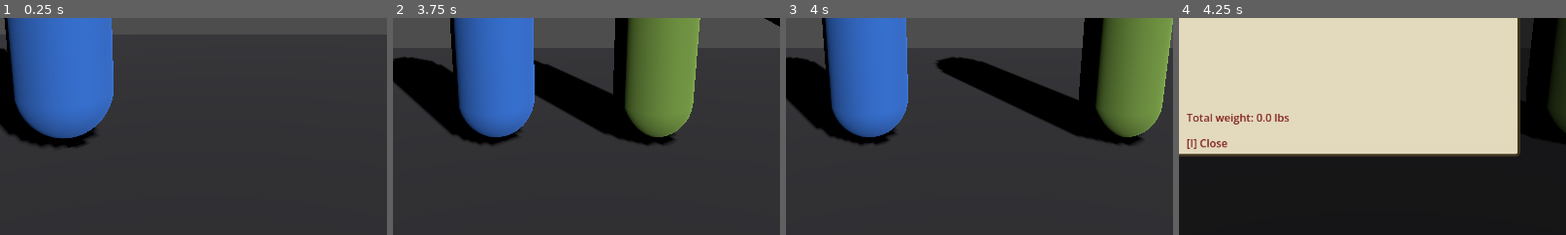
Above: before the commit, frames 1-4 (left to right).
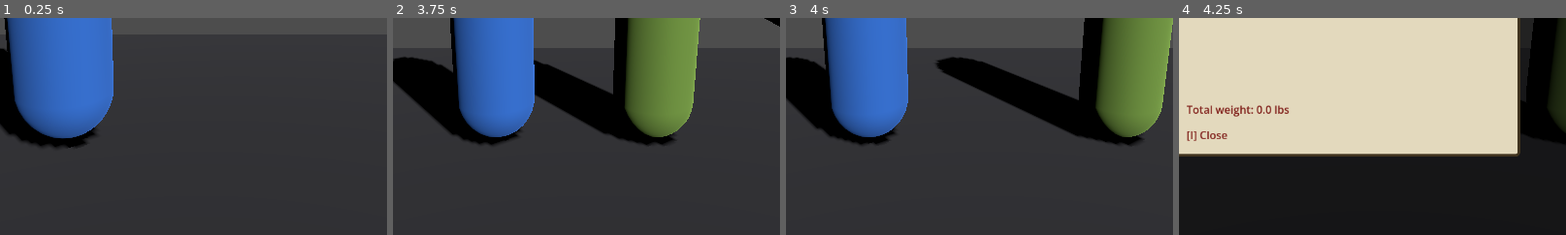
Above: after the commit, the same moments.

Repository: Natkiio/union-city-3d-remake
Game: Godot game, scene res://scenes/main.tscn
The game is run twice, just before and just after one commit, with the same random seed, the same clock (stepped at 60 frames per second) and the same inputs.
Inputs (mouse positions are % of the whole screen's width and height, from its top left):
- Up to frame 1 (0.25 s): no input
- Up to frame 2 (3.75 s): tap Enter at 0.5 s; move the mouse to (72, 45) at 0.52 s; hold D (move_right) 0.53-1.28 s; tap E (interact) at 0.6, 1.55, 2.1, 3.05 s; move the mouse to (30, 55) at 1.27 s; hold A (move_left) 1.28-2.03 s; tap Space (attack) at 1.35 s; move the mouse to (60, 28) at 2.02 s; hold D (move_right) 2.03-3.53 s; move the mouse to (45, 70) at 2.77 s; tap 1 at 2.85 s; move the mouse to (80, 65) at 3.52 s; hold A (move_left) from 3.53 s (still down); tap 9 at 3.6 s
- Up to frame 3 (4 s): keep holding A (move_left); tap E (interact) at 3.8 s
- Up to frame 4 (4.25 s): keep holding A (move_left); tap I (toggle_inventory) at 4.15 s
The pictures show only the part of the screen within x 29-78%, y 47-97%; the shares and areas given below are measured in that part.

Frames 1-3 are identical in both runs. In frame 4, 1.5% of the frame differs, in the area x 2-29%, y 40-61%.

Commit message:
Make the inventory clickable: select an item with the mouse, Use or Drop it
Previously the inventory screen (I) only showed plain text labels —
nothing was clickable. Now each row is a real Button: click one to
select it (highlighted white, matching the world hover-highlight
style), which reveals [Use] and [Drop] actions for that item.

- Inventory singleton: added remove_item(), a USE_EFFECTS table
  (Canned Food heals 25, Bandages heals 15; everything else is
  carry/drop only), and an inventory_changed signal so UI can refresh
  on any change, not just pickups.
- Player: added heal() so Use can apply a real effect.
- HUD: now also refreshes on inventory_changed (so dropping/using
  updates the weight/count shown even without a new pickup).

Verified headless: added two items, opened the inventory with I,
triggered a real click on the Canned Food row's Button (same signal
path a mouse click produces), confirmed it selected and the Use
button was enabled; clicked Use and confirmed the item was consumed
AND the player's health actually went from 50 to 75. Selected Spare
Tire next, confirmed Use was correctly disabled (no effect defined
for it), clicked Drop, confirmed it was removed and the action panel
hid itself once nothing was selected.

Note: headless Godot fakes a tiny 64x64 display-less viewport, so raw
screen-coordinate click simulation doesn't land correctly (same
limitation hit testing the mouse-hover highlight feature). Verified
by triggering the real Button 'pressed' signal instead — the same
path Godot's own click routing ultimately fires — since Godot's
Control/Button click handling itself is well-tested engine code, not
something this project needs to re-verify.

Diff:
--- a/scenes/ui/inventory_ui.tscn
+++ b/scenes/ui/inventory_ui.tscn
@@ -48,20 +48,35 @@
 offset_left = 24.0
 offset_top = 70.0
 offset_right = 490.0
-offset_bottom = 300.0
+offset_bottom = 250.0
+
+[node name="ActionRow" type="HBoxContainer" parent="Panel"]
+offset_left = 24.0
+offset_top = 258.0
+offset_right = 490.0
+offset_bottom = 288.0
+visible = false
+
+[node name="UseButton" type="Button" parent="Panel/ActionRow"]
+custom_minimum_size = Vector2(220, 30)
+text = "[Use]"
+
+[node name="DropButton" type="Button" parent="Panel/ActionRow"]
+custom_minimum_size = Vector2(220, 30)
+text = "[Drop]"
 
 [node name="TotalWeightLabel" type="Label" parent="Panel"]
 offset_left = 24.0
-offset_top = 310.0
+offset_top = 298.0
 offset_right = 300.0
-offset_bottom = 336.0
+offset_bottom = 324.0
 theme_override_colors/font_color = Color(0.5, 0.12, 0.1, 1)
 text = "Total weight: 0.0 lbs"
 
 [node name="HintClose" type="Label" parent="Panel"]
 offset_left = 24.0
-offset_top = 348.0
+offset_top = 336.0
 offset_right = 220.0
-offset_bottom = 374.0
+offset_bottom = 362.0
 theme_override_colors/font_color = Color(0.5, 0.12, 0.1, 1)
 text = "[I] Close"
--- a/scripts/hud.gd
+++ b/scripts/hud.gd
@@ -6,10 +6,14 @@
 
 func _ready() -> void:
 	Inventory.item_added.connect(_on_item_added)
+	Inventory.inventory_changed.connect(_on_inventory_changed)
 	_refresh("")
 
 func _on_item_added(item_name: String) -> void:
 	_refresh(item_name)
+
+func _on_inventory_changed() -> void:
+	_refresh("")
 
 func _refresh(last_item: String) -> void:
 	var text := "Items: %d (%.1f lbs)  [I] Inventory" % [Inventory.item_count(), Inventory.total_weight()]
--- a/scripts/inventory.gd
+++ b/scripts/inventory.gd
@@ -3,6 +3,14 @@
 ## Items are stackable: name -> {"weight": float, "count": int}.
 
 signal item_added(item_name: String)
+signal inventory_changed()
+
+## Items with a defined "use" effect, keyed by name. Everything else
+## can still be carried/dropped but has no Use action.
+const USE_EFFECTS := {
+	"Canned Food": {"type": "heal", "amount": 25.0},
+	"Bandages": {"type": "heal", "amount": 15.0},
+}
 
 var items: Dictionary = {}
 
@@ -12,11 +20,27 @@
 	else:
 		items[item_name] = {"weight": weight, "count": count}
 	item_added.emit(item_name)
+	inventory_changed.emit()
 	print("[Inventory] picked up: %s x%d (unique: %d, total units: %d, %.1f lbs)" % [
 		item_name, count, items.size(), item_count(), total_weight()])
 
+func remove_item(item_name: String, count: int = 1) -> void:
+	if not items.has(item_name):
+		return
+	items[item_name]["count"] -= count
+	if items[item_name]["count"] <= 0:
+		items.erase(item_name)
+	inventory_changed.emit()
+	print("[Inventory] removed: %s x%d" % [item_name, count])
+
 func has_item(item_name: String) -> bool:
 	return items.has(item_name)
+
+func is_usable(item_name: String) -> bool:
+	return USE_EFFECTS.has(item_name)
+
+func get_use_effect(item_name: String) -> Dictionary:
+	return USE_EFFECTS.get(item_name, {})
 
 func item_count() -> int:
 	var total := 0
--- a/scripts/inventory_ui.gd
+++ b/scripts/inventory_ui.gd
@@ -1,14 +1,25 @@
 extends CanvasLayer
 ## Full inventory screen: press "toggle_inventory" (I) to view/hide
-## everything the player is carrying, with per-item weight and total.
+## everything the player is carrying. Items are clickable: click a
+## row to select it (highlighted white, matching the world hover
+## style), then click [Use] (if the item has an effect) or [Drop].
 ## Pauses the game while open, like the trunk menu.
 
 @onready var items_list: VBoxContainer = $Panel/ItemsList
 @onready var total_weight_label: Label = $Panel/TotalWeightLabel
+@onready var action_row: HBoxContainer = $Panel/ActionRow
+@onready var use_button: Button = $Panel/ActionRow/UseButton
+@onready var drop_button: Button = $Panel/ActionRow/DropButton
+
+var selected_item: String = ""
+var button_group := ButtonGroup.new()
 
 func _ready() -> void:
 	process_mode = Node.PROCESS_MODE_ALWAYS
 	visible = false
+	use_button.pressed.connect(_on_use_pressed)
+	drop_button.pressed.connect(_on_drop_pressed)
+	Inventory.inventory_changed.connect(_on_inventory_changed)
 
 func _process(_delta: float) -> void:
 	if TrunkUI.visible:
@@ -20,6 +31,7 @@
 			_open()
 
 func _open() -> void:
+	selected_item = ""
 	_refresh()
 	visible = true
 	get_tree().paused = true
@@ -28,9 +40,17 @@
 	visible = false
 	get_tree().paused = false
 
+func _on_inventory_changed() -> void:
+	if visible:
+		_refresh()
+
 func _refresh() -> void:
 	for child in items_list.get_children():
 		child.queue_free()
+
+	if not Inventory.items.has(selected_item):
+		selected_item = ""
+
 	if Inventory.items.is_empty():
 		var empty_row := Label.new()
 		empty_row.text = "(empty)"
@@ -38,7 +58,61 @@
 	else:
 		for item_name in Inventory.items.keys():
 			var data: Dictionary = Inventory.items[item_name]
-			var row := Label.new()
+			var row := Button.new()
+			row.flat = true
+			row.toggle_mode = true
+			row.button_group = button_group
+			row.alignment = HORIZONTAL_ALIGNMENT_LEFT
 			row.text = "%s  x%d  —  %.1f lbs" % [item_name, data["count"], data["weight"] * data["count"]]
+			row.button_pressed = (item_name == selected_item)
+			_style_row(row)
+			row.pressed.connect(_on_row_pressed.bind(item_name))
 			items_list.add_child(row)
+
 	total_weight_label.text = "Total weight: %.1f lbs" % Inventory.total_weight()
+
+	action_row.visible = selected_item != ""
+	if selected_item != "":
+		use_button.text = "[Use] %s" % selected_item
+		use_button.disabled = not Inventory.is_usable(selected_item)
+		drop_button.text = "[Drop] %s" % selected_item
+
+func _style_row(row: Button) -> void:
+	var normal := StyleBoxFlat.new()
+	normal.bg_color = Color(0, 0, 0, 0)
+	var selected := StyleBoxFlat.new()
+	selected.bg_color = Color(1, 1, 1, 0.85)
+	selected.corner_radius_top_left = 3
+	selected.corner_radius_top_right = 3
+	selected.corner_radius_bottom_left = 3
+	selected.corner_radius_bottom_right = 3
+	row.add_theme_stylebox_override("normal", normal)
+	row.add_theme_stylebox_override("hover", selected)
+	row.add_theme_stylebox_override("pressed", selected)
+	row.add_theme_color_override("font_color", Color(0.2, 0.15, 0.1))
+	row.add_theme_color_override("font_hover_color", Color(0.1, 0.1, 0.1))
+	row.add_theme_color_override("font_pressed_color", Color(0.1, 0.1, 0.1))
+
+func _on_row_pressed(item_name: String) -> void:
+	selected_item = item_name
+	_refresh()
+
+func _on_use_pressed() -> void:
+	if selected_item == "" or not Inventory.has_item(selected_item):
+		return
+	var effect: Dictionary = Inventory.get_use_effect(selected_item)
+	if effect.is_empty():
+		print("[Inventory] %s cannot be used" % selected_item)
+		return
+	var player := get_tree().get_first_node_in_group("player")
+	if effect.get("type") == "heal" and player and player.has_method("heal"):
+		player.heal(effect.get("amount", 0.0))
+	Inventory.remove_item(selected_item, 1)
+	print("[Inventory] used 1 %s" % selected_item)
+
+func _on_drop_pressed() -> void:
+	if selected_item == "" or not Inventory.has_item(selected_item):
+		return
+	var dropped := selected_item
+	Inventory.remove_item(selected_item, 1)
+	print("[Inventory] dropped 1 %s" % dropped)
--- a/scripts/player.gd
+++ b/scripts/player.gd
@@ -58,3 +58,7 @@
 	print("[Player] took %.1f damage, health now %.1f" % [amount, health])
 	if health <= 0.0:
 		print("[Player] died")
+
+func heal(amount: float) -> void:
+	health = min(MAX_HEALTH, health + amount)
+	print("[Player] healed %.1f, health now %.1f" % [amount, health])
